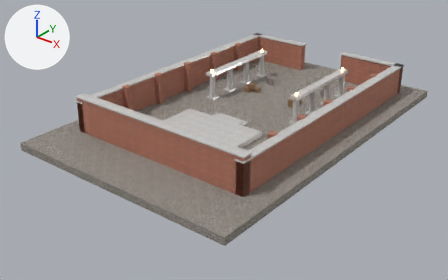
One commit to the glTF model showcase/01-courtyard/assets/courtyard.gltf: the scene before it, then after it.
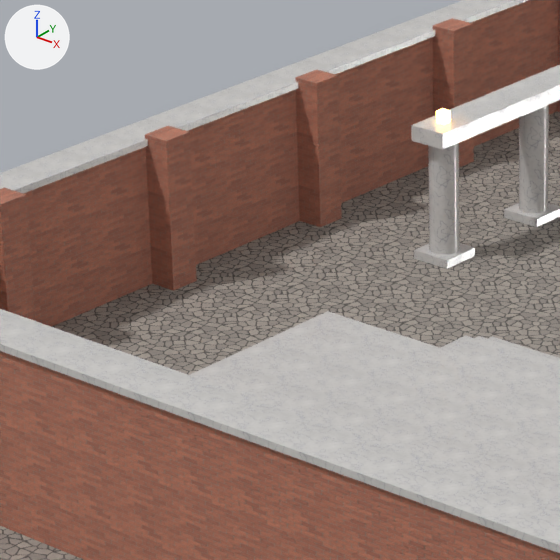
Each version appears first whole from a 50 mm camera at (46.1, -63.8, 33.5) aimed at (-0.6, -5.4, -2.7), and next in a close-up on the part from 28% to 52% of the width and 17% to 56% of the height. Every picture has the same lights, and +X, +Y and +Z are marked at upper left. The last two pictures show the newer version. Vertices at exactly the same position are counted once.
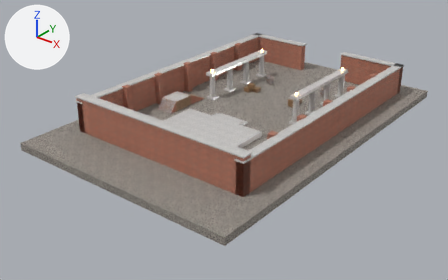
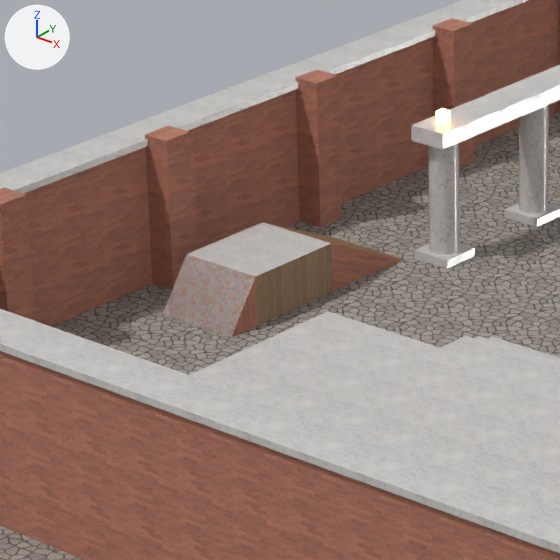
What differs and where, as boxes (x1, y1, x2, y2) in the close-ups (560 x 560 px):
```json
{"part": 1, "of": "me_mesh_0", "change": "added", "after": [163, 222, 403, 337]}
```

The change, as JSON lines over the scene's bpy script:
```json
{"block": "me_mesh_0", "where": "# used by ob_mesh_0; location = (0.0, 0.0, 0.0)"}
{"op": "remove", "block": "me_mesh_0", "code": "me_mesh_0.from_pydata(...)  # 6331 vertices, 12376 faces; spans x -16.0..16.0, y -26.0..22.0, z -1.0..4.8"}
{"op": "add", "block": "me_mesh_0", "code": "me_mesh_0.from_pydata(...)  # 6343 vertices, 12396 faces; spans x -16.0..16.0, y -26.0..22.0, z -1.0..4.8"}
{"block": "me_mesh_0", "change": "me_mesh_0 part 1"}
{"block": "me_mesh_0", "change": "6 vertices are added at (-10.3, -0.8, 0.0), (-10.3, -3.8, 0.0), (-10.3, -3.8, 1.4), (-10.3, -6.8, 0.0), (-10.3, -7.8, 0.0), (-10.3, -6.8, 1.4)"}
{"block": "me_mesh_0", "change": "6 new vertices lie (2.5, 0.0, 0.0) away from vertices in x -10.3, y -7.8..-0.8, z 0.0..1.4"}
{"block": "me_mesh_0", "change": "4 new faces join them, mat_brick"}
{"block": "me_mesh_0", "change": "12 new faces join them, mat_wood"}
{"block": "me_mesh_0", "change": "2 new faces join them, mat_metal"}
{"block": "me_mesh_0", "change": "2 new faces join them, mat_marble"}
```
